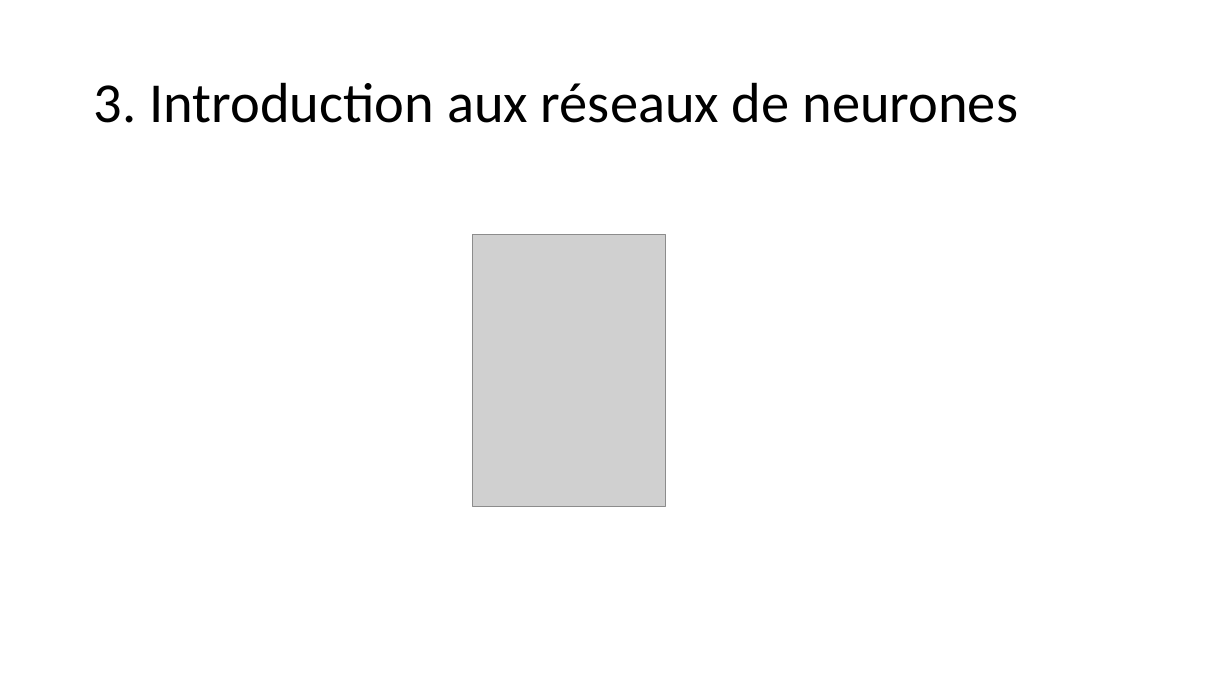
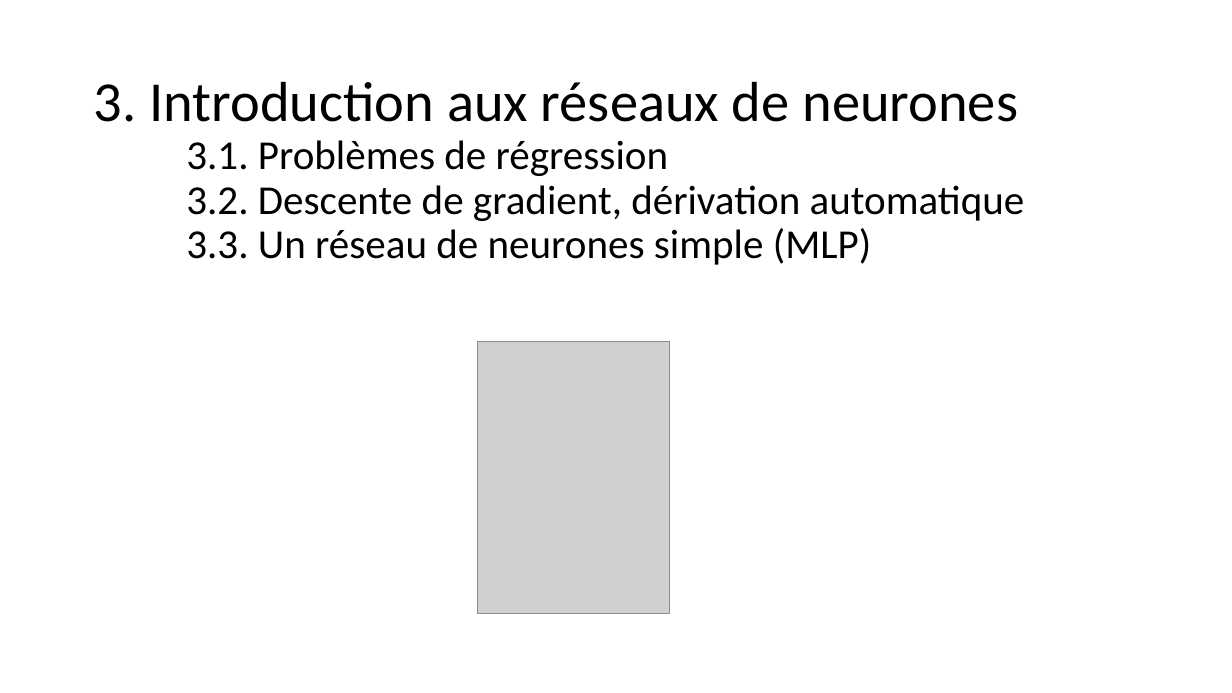
Before and after one commit to jolindien-git/jolindien-git.github.io, a slide deck: slide 7 of Intelligence Artificielle et Analyse de donnees.pptx. Drawn at 1232x693 pixels with LibreOffice and Linux fonts; fonts in the diff are those of the drawing; grey boxes stand for pictures. Boxes give left, top, right and bottom in pixels: in the first picture for what was removed or moved away, otherwise in the second. Text is boxed around its words. In the diff, an @@ line names an element or a change of style, - is before the commit and + after.

Commit message:
update .pptx & .pdf (descente de gradient)

```diff
--- a/Intelligence Artificielle et Analyse de donnees.pptx
+++ b/Intelligence Artificielle et Analyse de donnees.pptx
@@ title at [94,81,1025,265]: text changed; size 44 to 32 pt @@
-3. Introduction aux réseaux de neurones
+3. Introduction aux réseaux de neurones
+3.1. Problèmes de régression
+3.2. Descente de gradient, dérivation automatique
+3.3. Un réseau de neurones simple (MLP)
@@ picture: place and size @@
-picture at [473,235,665,506]
+picture at [478,341,670,613]
```
Also in this commit, not shown: 1 other slide changed, 2 slides added, 2 slides removed, 1 other file.
